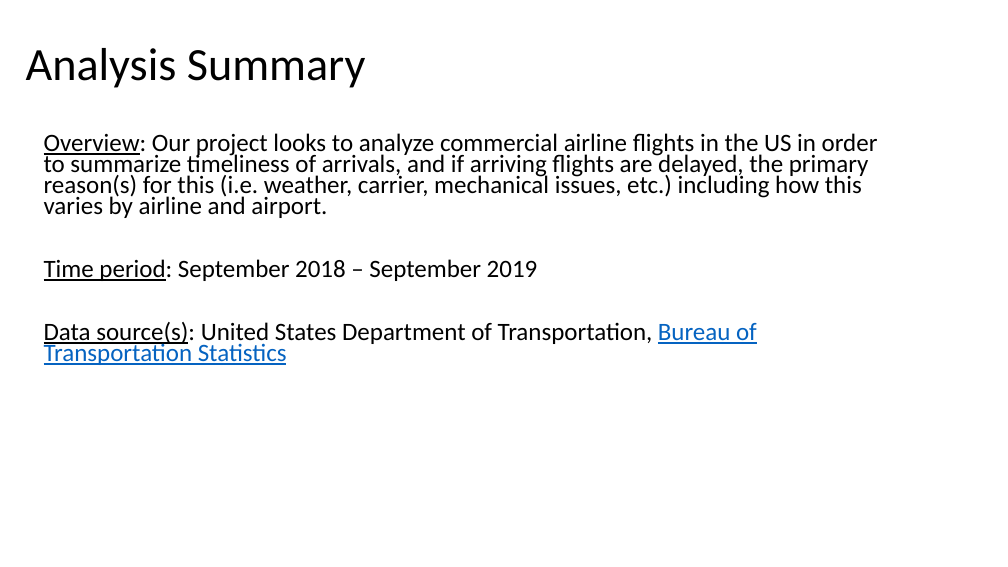
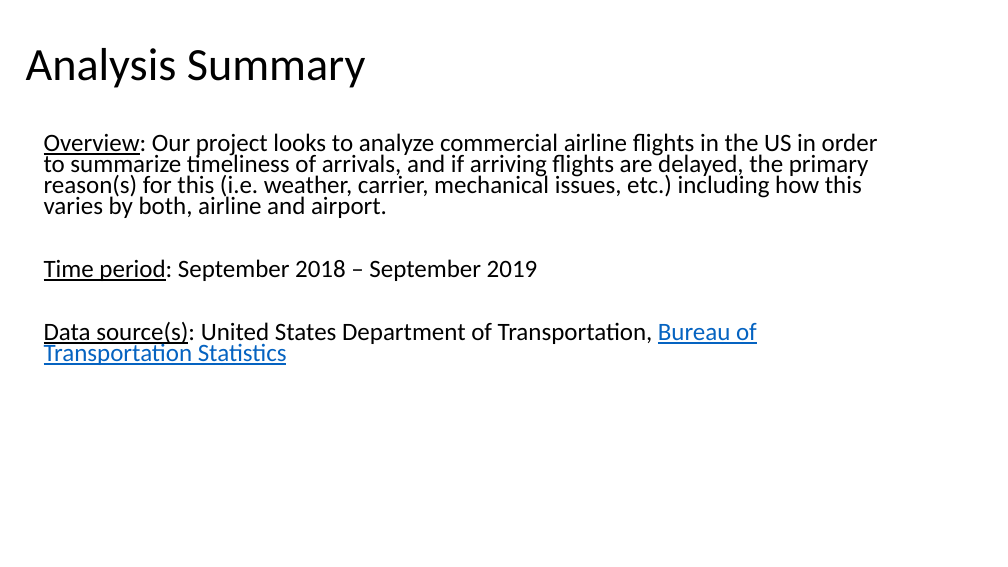
Before and after one commit to bishdj22/Project-1-FlightAnalysis, a slide deck: slide 2 of Project-1-AirportAirlineAnalysis-dec2019.pptx. Drawn at 1008x567 pixels with LibreOffice and Linux fonts; fonts in the diff are those of the drawing. Boxes give left, top, right and bottom in pixels: in the first picture for what was removed or moved away, otherwise in the second. Text is boxed around its words. In the diff, an @@ line names an element or a change of style, - is before the commit and + after.

```diff
--- a/Project-1-AirportAirlineAnalysis-dec2019.pptx
+++ b/Project-1-AirportAirlineAnalysis-dec2019.pptx
@@ text at (44, 133, 878, 218): text changed @@
-Overview: Our project looks to analyze commercial airline flights in the US in order to summarize timeliness of arrivals, and if arriving flights are delayed, the primary reason(s) for this (i.e. weather, carrier, mechanical issues, etc.) including how this varies by airline and airport.
+Overview: Our project looks to analyze commercial airline flights in the US in order to summarize timeliness of arrivals, and if arriving flights are delayed, the primary reason(s) for this (i.e. weather, carrier, mechanical issues, etc.) including how this varies by both, airline and airport.
```
Also in this commit, not shown: 4 slides added, 3 other files.
